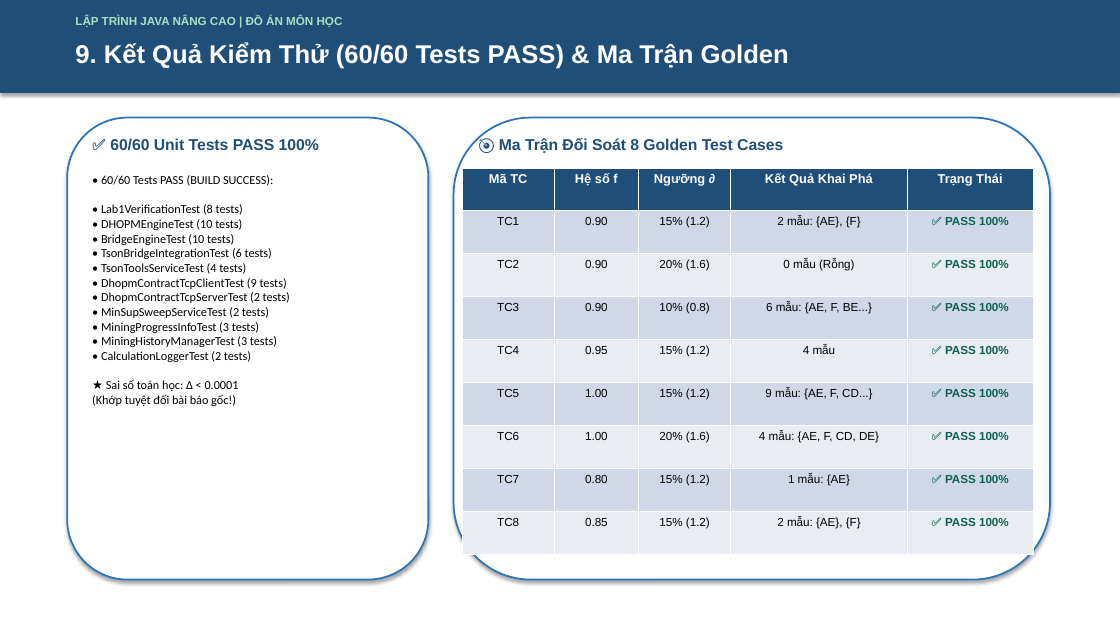
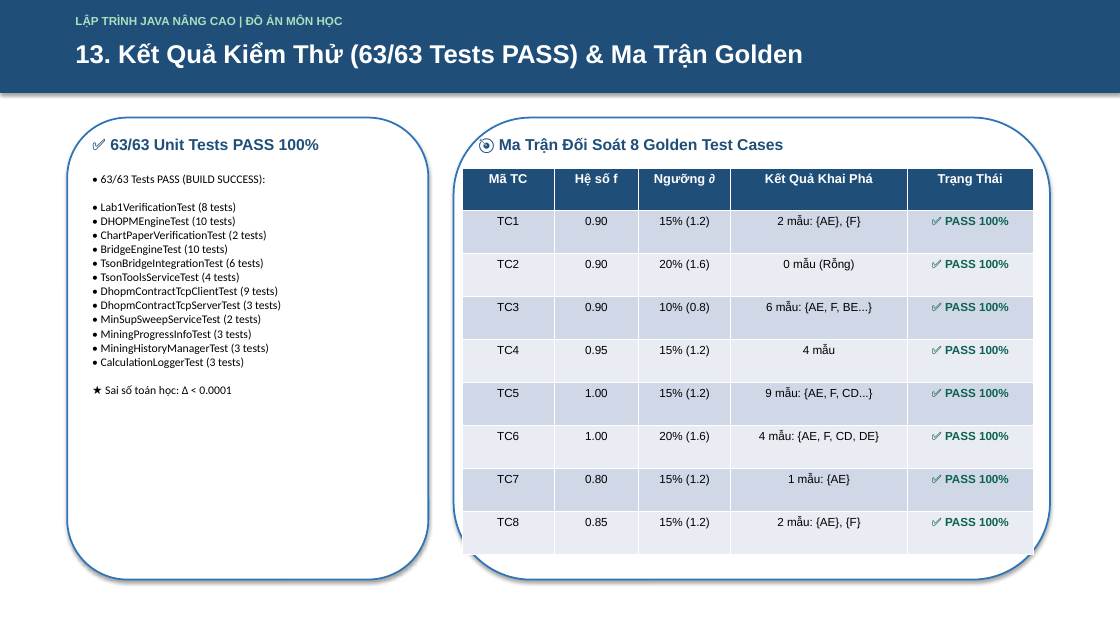
Before and after one commit to 2312741-sudo/javanc, a slide deck: slide 14 of docs/ThuyetTrinh_DeTai_DHOPM_2312741_NguyenThanhTam.pptx (slide 10 before the commit). Drawn at 1120x630 pixels with LibreOffice and Linux fonts; fonts in the diff are those of the drawing. Boxes give left, top, right and bottom in pixels: in the first picture for what was removed or moved away, otherwise in the second. Text is boxed around its words. In the diff, an @@ line names an element or a change of style, - is before the commit and + after.

```diff
--- a/docs/ThuyetTrinh_DeTai_DHOPM_2312741_NguyenThanhTam.pptx
+++ b/docs/ThuyetTrinh_DeTai_DHOPM_2312741_NguyenThanhTam.pptx
@@ text at [75, 42, 803, 69]: text changed @@
-9. Kết Quả Kiểm Thử (60/60 Tests PASS) & Ma Trận Golden
+13. Kết Quả Kiểm Thử (63/63 Tests PASS) & Ma Trận Golden
@@ text at [110, 138, 319, 151]: text changed @@
-✅ 60/60 Unit Tests PASS 100%
+✅ 63/63 Unit Tests PASS 100%
@@ text at [101, 174, 281, 396]: text changed; size 10.5 to 10 pt @@
-• 60/60 Tests PASS (BUILD SUCCESS):
-• Lab1VerificationTest (8 tests)
-• DHOPMEngineTest (10 tests)
-• BridgeEngineTest (10 tests)
-• TsonBridgeIntegrationTest (6 tests)
-• TsonToolsServiceTest (4 tests)
-• DhopmContractTcpClientTest (9 tests)
-• DhopmContractTcpServerTest (2 tests)
-• MinSupSweepServiceTest (2 tests)
-• MiningProgressInfoTest (3 tests)
-• MiningHistoryManagerTest (3 tests)
-• CalculationLoggerTest (2 tests)
-★ Sai số toán học: Δ < 0.0001
-(Khớp tuyệt đối bài báo gốc!)
+• 63/63 Tests PASS (BUILD SUCCESS):
+• Lab1VerificationTest (8 tests)
+• DHOPMEngineTest (10 tests)
+• ChartPaperVerificationTest (2 tests)
+• BridgeEngineTest (10 tests)
+• TsonBridgeIntegrationTest (6 tests)
+• TsonToolsServiceTest (4 tests)
+• DhopmContractTcpClientTest (9 tests)
+• DhopmContractTcpServerTest (3 tests)
+• MinSupSweepServiceTest (2 tests)
+• MiningProgressInfoTest (3 tests)
+• MiningHistoryManagerTest (3 tests)
+• CalculationLoggerTest (3 tests)
+★ Sai số toán học: Δ < 0.0001
```
Also in this commit, not shown: 9 other slides changed, 4 slides added, 1 slide removed, 3 other files.
